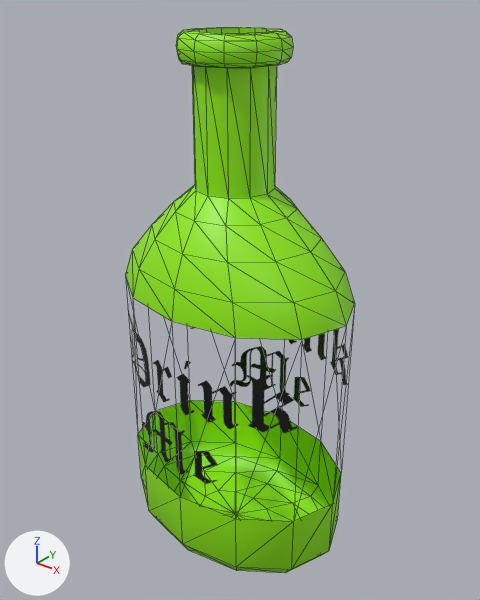
What one commit did to the FBX model Assets/3D Assets/Bottle.FBX.
Camera for both pictures: a 50 mm lens placed at (0.0747, -0.0916, 0.0602), pointed at (0.0001, 0.0016, 0.0024). Lighting does not change. The marker at lower left points along +X, +Y and +Z. Mesh edges are drawn as thin lines. Where no turn or scale is listed for an object, it has been applied to the vertices. Vertices at the same position are counted once.

The older version as bpy lines, for what is in view:
```python
mat_drinkme = principled_material('DrinkMe')
mat_drinkme.texture = img_drinkme_png  # with its transparency
mat_drinkme.roughness = 0.472
me_mesh = bpy.data.meshes.new('Mesh')
me_mesh.from_pydata(...)  # 265 vertices, 516 faces; spans x -0.0252..0.0252, y -0.0177..0.0177, z -0.0524..0.0523
# faces by material slot: [468, 24, 24]
me_mesh.materials.append(mat_green)  # green #92ef00
me_mesh.materials.append(mat_drinkme)  # picture img_drinkme_png
me_mesh.materials.append(mat_blue)  # blue #00387f
ob_bottle = bpy.data.objects.new('Bottle', me_mesh)
ob_bottle.location = (0.0, 0.0, 0.0)
```
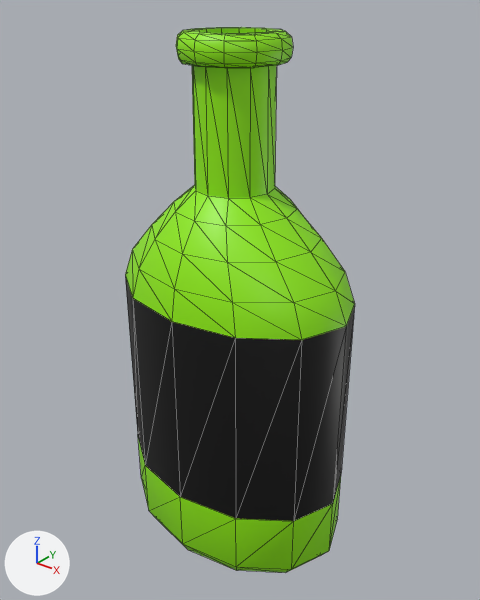
The change, as a diff of the scene's bpy script:
```diff
--- a/Assets/3D Assets/Bottle.FBX.py
+++ b/Assets/3D Assets/Bottle.FBX.py
@@ mat_drinkme @@
 mat_drinkme = principled_material('DrinkMe')
-mat_drinkme.texture = img_drinkme_png  # with its transparency
+mat_drinkme.texture = img_drinkme_png
 mat_drinkme.roughness = 0.472
@@ me_mesh @@
 me_mesh.from_pydata(...)  # 265 vertices, 516 faces; spans x -0.0252..0.0252, y -0.0177..0.0177, z -0.0524..0.0523
 # used by ob_bottle; location = (0.0, 0.0, 0.0)
+# me_mesh part 1: texture (UV) coordinates of 390 of 516 faces, centred in x -0.0241..0.0241, y -0.011..0.0169, z -0.0523..0.0523, changed; they spanned u 0.08..0.92, v -0.07..1.68 and now span u -0.68..1.68, v -0.2..1.68
 me_mesh.materials.append(mat_green)
```

What differs and where, as boxes [x1, y1, x2, y2] in the pictures (480 x 600 px):
'Bottle', surface changed
    both: [125, 276, 355, 525]
part 1 of me_mesh, surface changed
    before: [155, 27, 355, 550]
    after: [183, 27, 355, 550]
